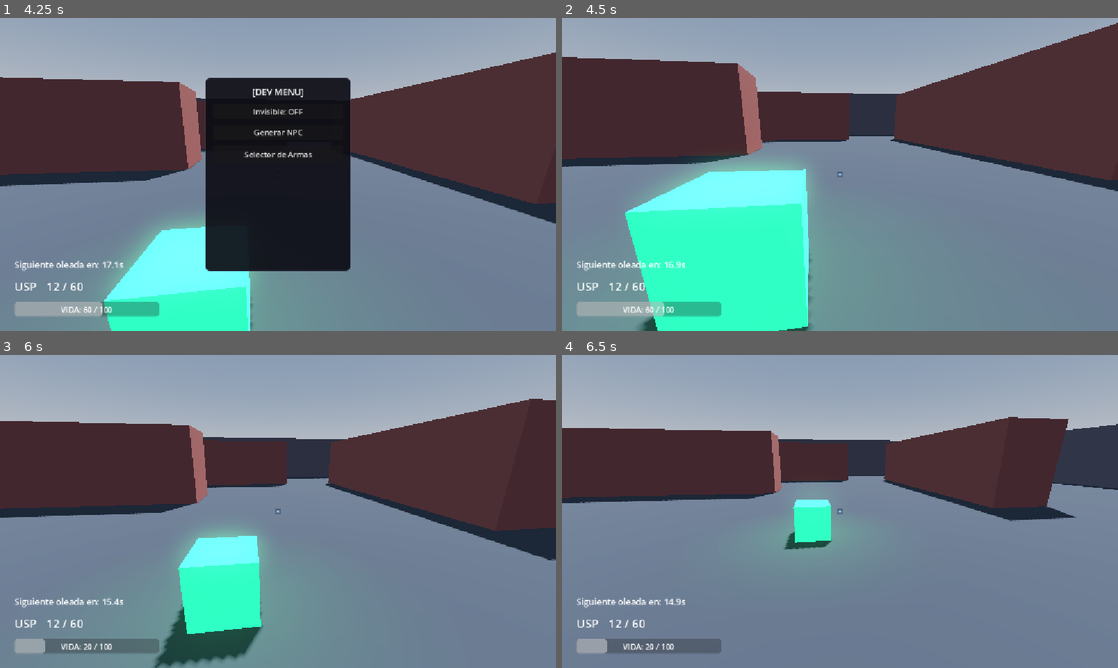
Above: before the commit, frames 1-4 (two rows, left to right).
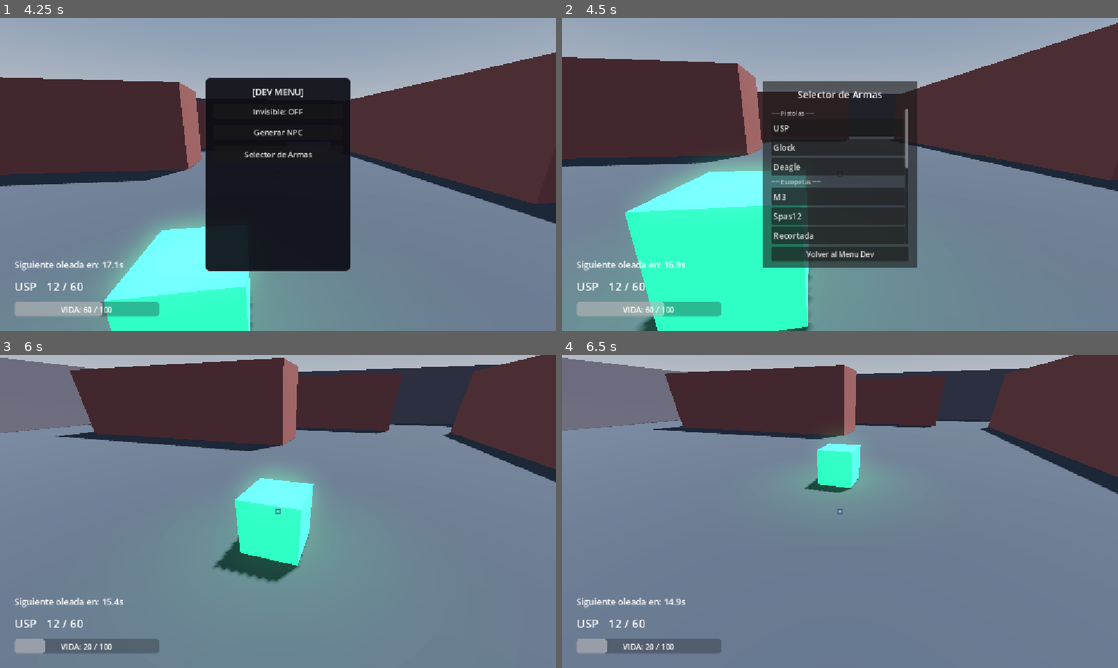
Above: after the commit, the same moments.

Repository: Jillkrav/Fps-Prueba
Game: Godot game, scene res://scenes/main_menu.tscn
Two runs of this game, one before a commit and one after it. Both use one fixed random seed, a clock stepped at 60 frames per second and the inputs below. The engine's default icon, where the game draws it, is replaced by a stand-in: a white triangle on a blue panel in a dark square.
Inputs (mouse positions are in pixels of both pictures, inside the frame that each line leads up to):
- Up to frame 1 (4.25 s): click "JUGAR" at 0.5 s; click "MAPA 1 (Laberíntico)" at 1.25 s; click "🔴 EQUIPO ROJO" at 2 s; click "USP" at 2.75 s; tap Enter (ui_accept) at 3.5, 3.77 s; move the mouse to (305, 174) at 3.52 s; hold W from 3.53 s (still down); tap Q at 3.6 s; click (305, 174) at 3.67 s
- Up to frame 2 (4.5 s): release W at 4.25 s; click "Selector de Armas" at 4.25 s
- Up to frame 3 (6 s): click (278, 464) at 5 s, where only the run after the commit has a clickable "USP"; tap Enter (ui_accept) at 5.75 s; move the mouse to (166, 527) at 5.77 s; hold S from 5.78 s (still down); tap R at 5.85 s
- Up to frame 4 (6.5 s): keep holding S; tap Enter (ui_accept) at 6.02 s

Frame 1 is identical in both runs. In frame 2, 16% of the frame differs, in the area x 36-64%, y 20-80%; in frame 3, 56%, in the area x 0-100%, y 0-100%; in frame 4, 46%.

Commit message:
fix(dev_menu): add_child panel armas con call_deferred para evitar error en _ready

Diff:
--- a/scripts/dev_menu.gd
+++ b/scripts/dev_menu.gd
@@ -47,7 +47,8 @@
 	btn_volver.pressed.connect(_on_volver_pressed)
 
 	_agregar_btn_selector_armas()
-	_build_panel_armas()
+	# Diferir la construccion del panel para que el arbol este listo
+	_build_panel_armas.call_deferred()
 
 # ── Boton Selector de Armas en panel principal ──────────────────────
 func _agregar_btn_selector_armas() -> void:
@@ -73,6 +74,7 @@
 	_panel_armas.custom_minimum_size = Vector2(320, 0)
 	_panel_armas.grow_horizontal = Control.GROW_DIRECTION_BOTH
 	_panel_armas.grow_vertical   = Control.GROW_DIRECTION_BOTH
+	# call_deferred garantiza que el arbol ya termino de configurar sus hijos
 	get_parent().add_child(_panel_armas)
 
 	var margin := MarginContainer.new()
@@ -134,6 +136,9 @@
 			_weapon_list.add_child(btn)
 
 func _on_selector_armas_pressed() -> void:
+	# Esperar a que el panel este listo si todavia no se construyo
+	if not is_instance_valid(_panel_armas):
+		await get_tree().process_frame
 	_poblar_panel_armas()
 	visible = false
 	_panel_armas.visible = true
@@ -156,7 +161,7 @@
 		if sp.has_method("reanudar_spawn"):
 			sp.reanudar_spawn()
 
-# ── Helpers ─────────────────────────────────────────────────
+# ── Helpers ────────────────────────────────────────────────
 func _poblar_armas_en(opt: OptionButton) -> void:
 	_armas_lista.clear()
 	opt.clear()
